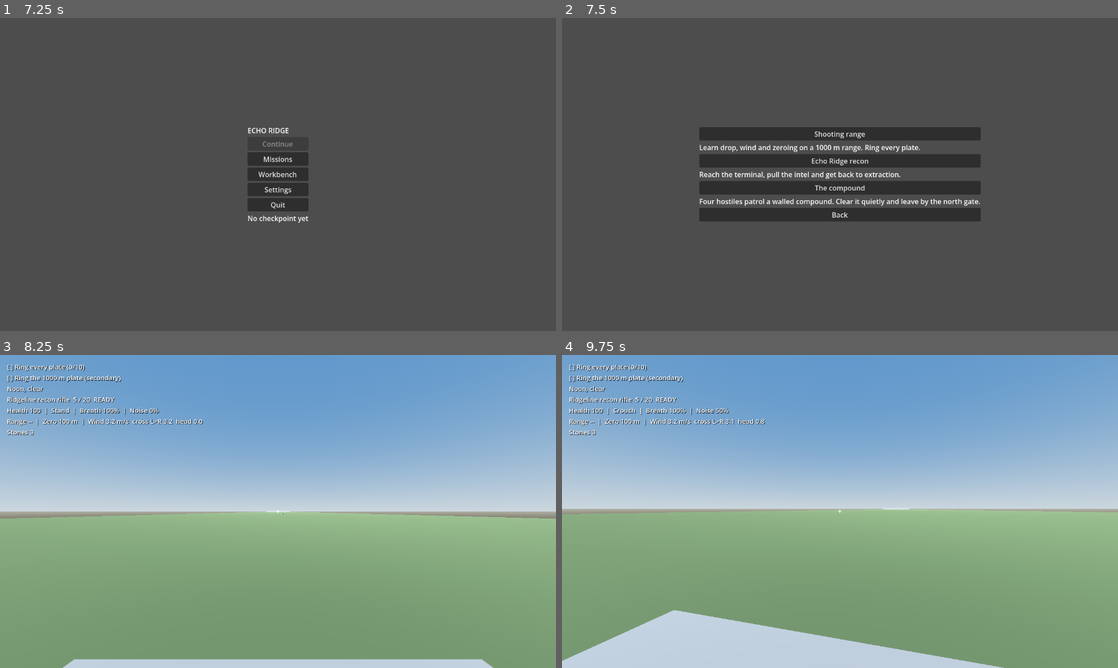
Above: before the commit, frames 1-4 (two rows, left to right).
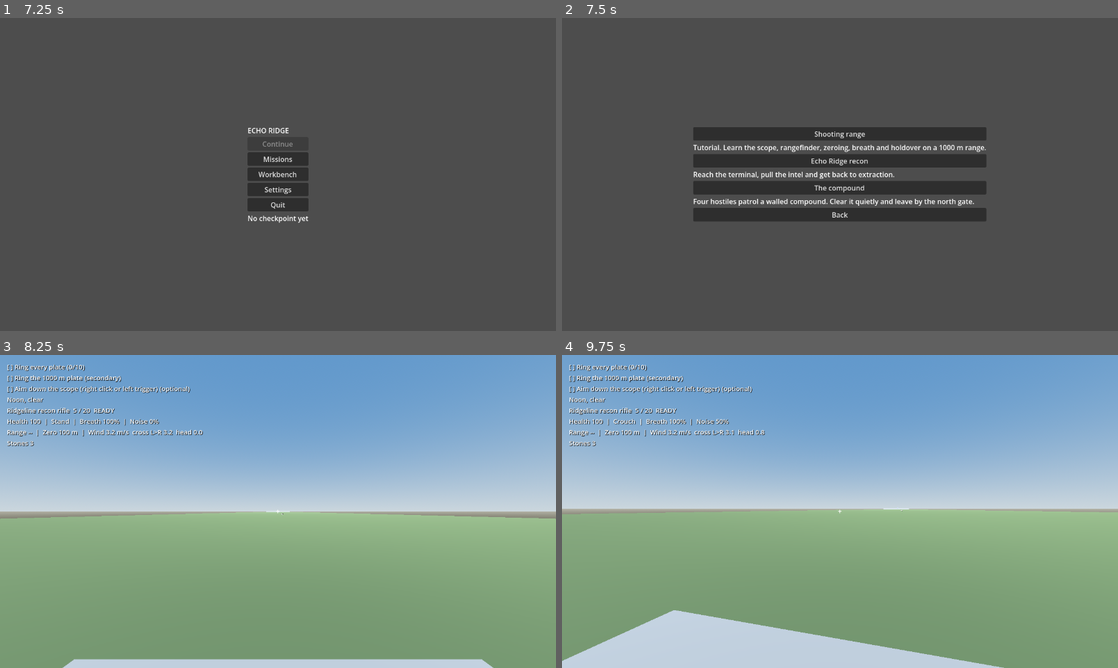
Above: after the commit, the same moments.

Repository: adam656677-oss/sniper
Game: Godot game, scene res://scenes/ui/main_menu.tscn
Same seed, same stepped clock (60 frames per second), same inputs: the game is played once before the commit and once after it.
Inputs (mouse positions are in pixels of both pictures, inside the frame that each line leads up to):
- Up to frame 1 (7.25 s): click "Settings" at 0.5 s; click "Invert vertical look" at 1.25 s; click "Normal" at 2 s; click "Normal" at 2.75 s; click "Long-shot slow motion" at 3.5 s; click "HUD assists" at 4.25 s; click "Apply" at 5 s; click "Defaults" at 5.75 s; click "Back" at 6.5 s
- Up to frame 2 (7.5 s): click "Missions" at 7.25 s
- Up to frame 3 (8.25 s): click "Shooting range" at 8 s
- Up to frame 4 (9.75 s): tap Enter at 8.75 s; move the mouse to (867, 511) at 8.77 s; hold Right mouse button (aim) 8.78-9.53 s; hold W (move_forward) from 8.78 s (still down); click (867, 511) at 8.92 s; tap C (crouch) at 9.05, 9.6 s; tap N (restart) at 9.5 s; move the mouse to (812, 511) at 9.52 s

Frame 1 is identical in both runs. In frame 2, 1.9% of the frame differs, in the area x 23-77%, y 34-65%; in frame 3, 1.7%; in frame 4, 1.7%.

Commit message:
Add controller support and a guided tutorial on the range
Checklist items 4.7 and 4.9 (systems). Every gameplay action gains a
gamepad binding: sticks move and look, triggers fire and aim, face
buttons, bumpers, stick clicks and the d-pad cover the rest. Right-stick
look honours sensitivity, inversion and slower scoped aim. Left-trigger
aim ends on release, as does mouse aim when the existing hold-to-aim
setting is on. The left bumper cycles weapons. The shooting range now
teaches the scope, rangefinder, zeroing, breath and holdover in seven
steps revealed one at a time as optional objectives; finished steps drop
off the HUD. New tutorial suite.

Co-Authored-By: Claude Opus 5.5 <noreply@anthropic.com>
Claude-Session: https://claude.ai/code/session_01Eowivxxx5e3dLJLdS68ERi

Diff:
--- a/mission.gd
+++ b/mission.gd
@@ -30,6 +30,7 @@
 	weapon.body_hit.connect(level.on_body_hit)
 	weapon.wind = level.wind
 	level.player = player
+	level.mission = self
 	stealth.camera = camera
 	stealth.player = player
 	stealth.level = level
@@ -156,6 +157,8 @@
 		weapon.begin_reload()
 	elif event.is_action_pressed("interact"):
 		interact()
+	elif event.is_action_pressed("next_weapon"):
+		weapon.select_weapon((weapon.active + 1) % weapon.profiles.size())
 	elif event.is_action_pressed("weapon_1"):
 		weapon.select_weapon(0)
 	elif event.is_action_pressed("weapon_2"):
@@ -184,7 +187,9 @@
 		stealth.tag()
 	elif event.is_action_pressed("throw"):
 		stealth.throw_stone()
-	elif Input.mouse_mode == Input.MOUSE_MODE_CAPTURED:
+	elif event.is_action_released("aim") and weapon.aiming and (bool(Settings.get_value("controls", "hold_to_aim")) or event is InputEventJoypadMotion):
+		weapon.toggle_aim()
+	elif Input.mouse_mode == Input.MOUSE_MODE_CAPTURED or event is InputEventJoypadButton or event is InputEventJoypadMotion:
 		if event.is_action_pressed("fire"):
 			if stealth.binoculars:
 				stealth.tag()
--- a/project.godot
+++ b/project.godot
@@ -29,39 +29,39 @@
 
 move_forward={
 "deadzone": 0.5,
-"events": [Object(InputEventKey,"resource_local_to_scene":fa …(209 unchanged characters)… "location":0,"echo":false,"script":null)]
+"events": [Object(InputEventKey,"resource_local_to_scene":fa …(209 unchanged characters)… "location":0,"echo":false,"script":null), Object(InputEventJoypadMotion,"resource_local_to_scene":false,"resource_name":"","device":-1,"axis":1,"axis_value":-1.0,"script":null)]
 }
 move_back={
 "deadzone": 0.5,
-"events": [Object(InputEventKey,"resource_local_to_scene":fa …(209 unchanged characters)… "location":0,"echo":false,"script":null)]
+"events": [Object(InputEventKey,"resource_local_to_scene":fa …(209 unchanged characters)… "location":0,"echo":false,"script":null), Object(InputEventJoypadMotion,"resource_local_to_scene":false,"resource_name":"","device":-1,"axis":1,"axis_value":1.0,"script":null)]
 }
 move_left={
 "deadzone": 0.5,
-"events": [Object(InputEventKey,"resource_local_to_scene":fa …(209 unchanged characters)… "location":0,"echo":false,"script":null)]
+"events": [Object(InputEventKey,"resource_local_to_scene":fa …(209 unchanged characters)… "location":0,"echo":false,"script":null), Object(InputEventJoypadMotion,"resource_local_to_scene":false,"resource_name":"","device":-1,"axis":0,"axis_value":-1.0,"script":null)]
 }
 move_right={
 "deadzone": 0.5,
-"events": [Object(InputEventKey,"resource_local_to_scene":fa …(209 unchanged characters)… "location":0,"echo":false,"script":null)]
+"events": [Object(InputEventKey,"resource_local_to_scene":fa …(209 unchanged characters)… "location":0,"echo":false,"script":null), Object(InputEventJoypadMotion,"resource_local_to_scene":false,"resource_name":"","device":-1,"axis":0,"axis_value":1.0,"script":null)]
 }
 fire={
 "deadzone": 0.5,
-"events": [Object(InputEventMouseButton,"resource_local_to_s …(272 unchanged characters)… alse,"double_click":false,"script":null)]
+"events": [Object(InputEventMouseButton,"resource_local_to_s …(272 unchanged characters)… alse,"double_click":false,"script":null), Object(InputEventJoypadMotion,"resource_local_to_scene":false,"resource_name":"","device":-1,"axis":5,"axis_value":1.0,"script":null)]
 }
 aim={
 "deadzone": 0.5,
-"events": [Object(InputEventMouseButton,"resource_local_to_s …(272 unchanged characters)… alse,"double_click":false,"script":null)]
+"events": [Object(InputEventMouseButton,"resource_local_to_s …(272 unchanged characters)… alse,"double_click":false,"script":null), Object(InputEventJoypadMotion,"resource_local_to_scene":false,"resource_name":"","device":-1,"axis":4,"axis_value":1.0,"script":null)]
 }
 reload={
 "deadzone": 0.5,
-"events": [Object(InputEventKey,"resource_local_to_scene":fa …(209 unchanged characters)… "location":0,"echo":false,"script":null)]
+"events": [Object(InputEventKey,"resource_local_to_scene":fa …(209 unchanged characters)… "location":0,"echo":false,"script":null), Object(InputEventJoypadButton,"resource_local_to_scene":false,"resource_name":"","device":-1,"button_index":2,"pressure":0.0,"pressed":true,"script":null)]
 }
 interact={
 "deadzone": 0.5,
-"events": [Object(InputEventKey,"resource_local_to_scene":fa …(209 unchanged characters)… "location":0,"echo":false,"script":null)]
+"events": [Object(InputEventKey,"resource_local_to_scene":fa …(209 unchanged characters)… "location":0,"echo":false,"script":null), Object(InputEventJoypadButton,"resource_local_to_scene":false,"resource_name":"","device":-1,"button_index":0,"pressure":0.0,"pressed":true,"script":null)]
 }
 pause={
 "deadzone": 0.5,
-"events": [Object(InputEventKey,"resource_local_to_scene":fa …(214 unchanged characters)… "location":0,"echo":false,"script":null)]
+"events": [Object(InputEventKey,"resource_local_to_scene":fa …(214 unchanged characters)… "location":0,"echo":false,"script":null), Object(InputEventJoypadButton,"resource_local_to_scene":false,"resource_name":"","device":-1,"button_index":6,"pressure":0.0,"pressed":true,"script":null)]
 }
 restart={
 "deadzone": 0.5,
@@ -81,23 +81,23 @@
 }
 crouch={
 "deadzone": 0.5,
-"events": [Object(InputEventKey,"resource_local_to_scene":fa …(209 unchanged characters)… "location":0,"echo":false,"script":null)]
+"events": [Object(InputEventKey,"resource_local_to_scene":fa …(209 unchanged characters)… "location":0,"echo":false,"script":null), Object(InputEventJoypadButton,"resource_local_to_scene":false,"resource_name":"","device":-1,"button_index":1,"pressure":0.0,"pressed":true,"script":null)]
 }
 prone={
 "deadzone": 0.5,
-"events": [Object(InputEventKey,"resource_local_to_scene":fa …(209 unchanged characters)… "location":0,"echo":false,"script":null)]
+"events": [Object(InputEventKey,"resource_local_to_scene":fa …(209 unchanged characters)… "location":0,"echo":false,"script":null), Object(InputEventJoypadButton,"resource_local_to_scene":false,"resource_name":"","device":-1,"button_index":8,"pressure":0.0,"pressed":true,"script":null)]
 }
 hold_breath={
 "deadzone": 0.5,
-"events": [Object(InputEventKey,"resource_local_to_scene":fa …(214 unchanged characters)… "location":0,"echo":false,"script":null)]
+"events": [Object(InputEventKey,"resource_local_to_scene":fa …(214 unchanged characters)… "location":0,"echo":false,"script":null), Object(InputEventJoypadButton,"resource_local_to_scene":false,"resource_name":"","device":-1,"button_index":7,"pressure":0.0,"pressed":true,"script":null)]
 }
 zero_up={
 "deadzone": 0.5,
-"events": [Object(InputEventKey,"resource_local_to_scene":fa …(209 unchanged characters)… "location":0,"echo":false,"script":null)]
+"events": [Object(InputEventKey,"resource_local_to_scene":fa …(209 unchanged characters)… "location":0,"echo":false,"script":null), Object(InputEventJoypadButton,"resource_local_to_scene":false,"resource_name":"","device":-1,"button_index":11,"pressure":0.0,"pressed":true,"script":null)]
 }
 zero_down={
 "deadzone": 0.5,
-"events": [Object(InputEventKey,"resource_local_to_scene":fa …(209 unchanged characters)… "location":0,"echo":false,"script":null)]
+"events": [Object(InputEventKey,"resource_local_to_scene":fa …(209 unchanged characters)… "location":0,"echo":false,"script":null), Object(InputEventJoypadButton,"resource_local_to_scene":false,"resource_name":"","device":-1,"button_index":12,"pressure":0.0,"pressed":true,"script":null)]
 }
 skip_killcam={
 "deadzone": 0.5,
@@ -105,15 +105,15 @@
 }
 binoculars={
 "deadzone": 0.5,
-"events": [Object(InputEventKey,"resource_local_to_scene":fa …(209 unchanged characters)… "location":0,"echo":false,"script":null)]
+"events": [Object(InputEventKey,"resource_local_to_scene":fa …(209 unchanged characters)… "location":0,"echo":false,"script":null), Object(InputEventJoypadButton,"resource_local_to_scene":false,"resource_name":"","device":-1,"button_index":3,"pressure":0.0,"pressed":true,"script":null)]
 }
 tag={
 "deadzone": 0.5,
-"events": [Object(InputEventKey,"resource_local_to_scene":fa …(209 unchanged characters)… "location":0,"echo":false,"script":null)]
+"events": [Object(InputEventKey,"resource_local_to_scene":fa …(209 unchanged characters)… "location":0,"echo":false,"script":null), Object(InputEventJoypadButton,"resource_local_to_scene":false,"resource_name":"","device":-1,"button_index":10,"pressure":0.0,"pressed":true,"script":null)]
 }
 throw={
 "deadzone": 0.5,
-"events": [Object(InputEventKey,"resource_local_to_scene":fa …(209 unchanged characters)… "location":0,"echo":false,"script":null)]
+"events": [Object(InputEventKey,"resource_local_to_scene":fa …(209 unchanged characters)… "location":0,"echo":false,"script":null), Object(InputEventJoypadButton,"resource_local_to_scene":false,"resource_name":"","device":-1,"button_index":13,"pressure":0.0,"pressed":true,"script":null)]
 }
 quick_save={
 "deadzone": 0.5,
@@ -125,9 +125,29 @@
 }
 zoom_in={
 "deadzone": 0.5,
-"events": [Object(InputEventMouseButton,"resource_local_to_s …(288 unchanged characters)… alse,"double_click":false,"script":null)]
+"events": [Object(InputEventMouseButton,"resource_local_to_s …(288 unchanged characters)… alse,"double_click":false,"script":null), Object(InputEventJoypadButton,"resource_local_to_scene":false,"resource_name":"","device":-1,"button_index":14,"pressure":0.0,"pressed":true,"script":null)]
 }
 zoom_out={
 "deadzone": 0.5,
 "events": [Object(InputEventMouseButton,"resource_local_to_scene":false,"resource_name":"","device":-1,"window_id":0,"a …(270 unchanged characters)…
 }
+look_left={
+"deadzone": 0.2,
+"events": [Object(InputEventJoypadMotion,"resource_local_to_scene":false,"resource_name":"","device":-1,"axis":2,"axis_value":-1.0,"script":null)]
+}
+look_right={
+"deadzone": 0.2,
+"events": [Object(InputEventJoypadMotion,"resource_local_to_scene":false,"resource_name":"","device":-1,"axis":2,"axis_value":1.0,"script":null)]
+}
+look_up={
+"deadzone": 0.2,
+"events": [Object(InputEventJoypadMotion,"resource_local_to_scene":false,"resource_name":"","device":-1,"axis":3,"axis_value":-1.0,"script":null)]
+}
+look_down={
+"deadzone": 0.2,
+"events": [Object(InputEventJoypadMotion,"resource_local_to_scene":false,"resource_name":"","device":-1,"axis":3,"axis_value":1.0,"script":null)]
+}
+next_weapon={
+"deadzone": 0.2,
+"events": [Object(InputEventJoypadButton,"resource_local_to_scene":false,"resource_name":"","device":-1,"button_index":9,"pressure":0.0,"pressed":true,"script":null)]
+}
--- a/scenes/levels/level_base.gd
+++ b/scenes/levels/level_base.gd
@@ -21,6 +21,7 @@
 var enemies: Array = []
 var coordinator: AlertCoordinator
 var player: Node3D
+var mission: Node
 var mission_log: MissionLog
 var triggers: Array[TriggerZone] = []
 
--- a/scenes/levels/shooting_range.gd
+++ b/scenes/levels/shooting_range.gd
@@ -14,9 +14,68 @@
 	plates.sort_custom(func(a, b): return a.range_metres < b.range_metres)
 	super._ready()
 
+# Guided first steps, revealed one at a time as optional objectives.
+const TUTORIAL := [
+	["t_aim", "Aim down the scope (right click or left trigger)"],
+	["t_ring_100", "Ring the 100 m plate"],
+	["t_range", "Read a range of 300 m or more off the rangefinder"],
+	["t_zero", "Raise your zero to 300 m with ] (d-pad up)"],
+	["t_ring_300", "Ring the 300 m plate"],
+	["t_breath", "Hold your breath (Shift or left stick) while scoped"],
+	["t_holdover", "Ring a plate at 600 m or beyond using the reticle marks"],
+]
+var tutorial_step := 0
+
 func setup_objectives() -> void:
 	mission_log.add("plates", "Ring every plate", MissionLog.Kind.PRIMARY, maxi(plates.size(), 1))
 	mission_log.add("long_shot", "Ring the 1000 m plate", MissionLog.Kind.SECONDARY)
+	for step in TUTORIAL:
+		mission_log.add(step[0], step[1], MissionLog.Kind.OPTIONAL, 1, true)
+	mission_log.activate(TUTORIAL[0][0])
+
+func tutorial_done() -> bool:
+	return tutorial_step >= TUTORIAL.size()
+
+func tutorial_condition(id: String) -> bool:
+	if mission == null:
+		return false
+	match id:
+		"t_aim":
+			return mission.is_aiming()
+		"t_ring_100":
+			var plate := plate_at(100.0)
+			return plate != null and plate.hit_count > 0
+		"t_range":
+			return mission.measured_range >= 300.0
+		"t_zero":
+			return mission.weapon.zero_range() >= 300.0
+		"t_ring_300":
+			var plate := plate_at(300.0)
+			return plate != null and plate.hit_count > 0
+		"t_breath":
+			return mission.sway.holding
+		"t_holdover":
+			for plate in plates:
+				if plate.range_metres >= 600.0 and plate.hit_count > 0:
+					return true
+	return false
+
+func advance_tutorial() -> void:
+	while not tutorial_done():
+		var id: String = TUTORIAL[tutorial_step][0]
+		if mission_log.status(id) != MissionLog.Status.ACTIVE:
+			mission_log.activate(id)
+		if not tutorial_condition(id):
+			return
+		mission_log.complete(id)
+		tutorial_step += 1
+		if not tutorial_done():
+			mission_log.activate(TUTORIAL[tutorial_step][0])
+
+func _physics_process(delta: float) -> void:
+	super._physics_process(delta)
+	if GameState.simulation_active():
+		advance_tutorial()
 
 func on_plate_rung(plate: SteelPlate, _label: String) -> void:
 	if not rung_plates.has(plate):
--- a/scenes/missions/mission_log.gd
+++ b/scenes/missions/mission_log.gd
@@ -100,11 +100,15 @@
 		text += " FAILED"
 	return text
 
+# Completed optional objectives are dropped from the HUD list to keep it short.
 func lines() -> Array[String]:
 	var result: Array[String] = []
 	for objective in objectives:
-		if objective.status != Status.HIDDEN:
-			result.append(line(objective))
+		if objective.status == Status.HIDDEN:
+			continue
+		if objective.kind == Kind.OPTIONAL and objective.status == Status.COMPLETE and String(objective.id).begins_with("t_"):
+			continue
+		result.append(line(objective))
 	return result
 
 func to_dict() -> Dictionary:
--- a/scenes/player/player.gd
+++ b/scenes/player/player.gd
@@ -10,6 +10,7 @@
 const LOOK_SENSITIVITY := 0.002
 const SCOPED_SENSITIVITY := 0.0007
 const PITCH_LIMIT := 1.4
+const STICK_LOOK_SPEED := 2.6 # radians per second at full deflection and sensitivity 1
 const STANCE_HEIGHT := {Stance.STAND: 1.8, Stance.CROUCH: 1.2, Stance.PRONE: 0.6}
 const STANCE_EYE_HEIGHT := {Stance.STAND: 0.65, Stance.CROUCH: 0.35, Stance.PRONE: 0.05}
 const STANCE_SPEED := {Stance.STAND: 5.0, Stance.CROUCH: 2.5, Stance.PRONE: 1.0}
@@ -37,6 +38,16 @@
 	var vertical := -relative.y if Settings.invert_y() else relative.y
 	rotate_y(-relative.x * sensitivity)
 	head.rotation.x = clampf(head.rotation.x - vertical * sensitivity, -PITCH_LIMIT, PITCH_LIMIT)
+
+# Right-stick look, applied per physics step. Scoped aim is slower, as with the mouse.
+func stick_look(delta: float) -> void:
+	var stick := Input.get_vector("look_left", "look_right", "look_up", "look_down")
+	if stick == Vector2.ZERO:
+		return
+	var scale := STICK_LOOK_SPEED * Settings.sensitivity() * (0.35 if camera.fov < 30.0 else 1.0) * delta
+	var vertical := -stick.y if Settings.invert_y() else stick.y
+	rotate_y(-stick.x * scale)
+	head.rotation.x = clampf(head.rotation.x - vertical * scale, -PITCH_LIMIT, PITCH_LIMIT)
 
 func set_stance(value: Stance) -> bool:
 	if not GameState.simulation_active() or not STANCE_HEIGHT.has(value):
@@ -89,10 +100,11 @@
 func _physics_process(delta: float) -> void:
 	if not GameState.simulation_active():
 		return
+	stick_look(delta)
 	var input := Vector3.ZERO
-	if Input.mouse_mode == Input.MOUSE_MODE_CAPTURED:
-		input.x = Input.get_action_strength("move_right") - Input.get_action_strength("move_left")
-		input.z = Input.get_action_strength("move_back") - Input.get_action_strength("move_forward")
+	var move := Input.get_vector("move_left", "move_right", "move_forward", "move_back")
+	input.x = move.x
+	input.z = move.y
 	var direction := basis * input.normalized()
 	velocity.x = direction.x * move_speed()
 	velocity.z = direction.z * move_speed()
--- a/scenes/ui/mission_catalog.gd
+++ b/scenes/ui/mission_catalog.gd
@@ -3,7 +3,7 @@
 # The playable missions, in menu order.
 
 const MISSIONS := [
-	{"id": "range", "title": "Shooting range", "scene": "res://range_mission.tscn", "brief": "Learn drop, wind and zeroing on a 1000 m range. Ring every plate."},
+	{"id": "range", "title": "Shooting range", "scene": "res://range_mission.tscn", "brief": "Tutorial. Learn the scope, rangefinder, zeroing, breath and holdover on a 1000 m range."},
 	{"id": "echo_ridge", "title": "Echo Ridge recon", "scene": "res://main.tscn", "brief": "Reach the terminal, pull the intel and get back to extraction."},
 	{"id": "compound", "title": "The compound", "scene": "res://compound_mission.tscn", "brief": "Four hostiles patrol a walled compound. Clear it quietly and leave by the north gate."},
 ]
--- /dev/null
+++ b/tests/tutorial.gd
@@ -0,0 +1,88 @@
+extends SceneTree
+
+var failures := 0
+var state: Node
+
+func check(condition: bool, label: String) -> void:
+	if condition:
+		print("PASS: " + label)
+	else:
+		failures += 1
+		push_error("FAIL: " + label)
+
+func _initialize() -> void:
+	call_deferred("run_tests")
+
+func joy_axis(axis: JoyAxis, value: float) -> InputEventJoypadMotion:
+	var event := InputEventJoypadMotion.new()
+	event.axis = axis
+	event.axis_value = value
+	return event
+
+func joy_button(index: JoyButton) -> InputEventJoypadButton:
+	var event := InputEventJoypadButton.new()
+	event.button_index = index
+	event.pressed = true
+	return event
+
+func run_tests() -> void:
+	state = root.get_node("GameState")
+	root.get_node("Settings").reset()
+	# Controller bindings.
+	for action in ["move_forward", "move_left", "fire", "aim", "interact", "reload", "pause", "look_left", "look_down", "next_weapon", "zero_up", "hold_breath"]:
+		var has_pad := false
+		for event in InputMap.action_get_events(action):
+			if event is InputEventJoypadButton or event is InputEventJoypadMotion:
+				has_pad = true
+		check(has_pad, "Action %s has a controller binding" % action)
+	check(InputMap.event_is_action(joy_axis(JOY_AXIS_TRIGGER_RIGHT, 1.0), "fire") and InputMap.event_is_action(joy_axis(JOY_AXIS_TRIGGER_LEFT, 1.0), "aim"), "Triggers fire and aim")
+	var game = load("res://range_mission.tscn").instantiate()
+	root.add_child(game)
+	game.set_physics_process(false)
+	await physics_frame
+	await physics_frame
+	var player = game.player
+	Input.action_press("look_right", 1.0)
+	var yaw_before: float = player.rotation.y
+	player.stick_look(0.5)
+	Input.action_release("look_right")
+	check(player.rotation.y < yaw_before - 0.5, "Right stick turns the view")
+	game._unhandled_input(joy_button(JOY_BUTTON_LEFT_SHOULDER))
+	check(game.weapon.active == 1, "Left bumper cycles to the next weapon")
+	game._unhandled_input(joy_button(JOY_BUTTON_LEFT_SHOULDER))
+	check(game.weapon.active == 0, "Cycling wraps back to the rifle")
+	var press := joy_axis(JOY_AXIS_TRIGGER_LEFT, 1.0)
+	game._unhandled_input(press)
+	check(game.weapon.aiming and game.is_aiming(), "Pulling the left trigger aims")
+	game._unhandled_input(joy_axis(JOY_AXIS_TRIGGER_LEFT, 0.0))
+	check(not game.weapon.aiming, "Releasing the left trigger stops aiming")
+	# Tutorial.
+	var level = game.level
+	var log = level.mission_log
+	check(log.status("t_aim") == log.Status.ACTIVE and log.status("t_ring_100") == log.Status.HIDDEN, "The tutorial starts with aiming")
+	level.advance_tutorial()
+	check(level.tutorial_step == 0, "Steps wait for their condition")
+	game.weapon.toggle_aim()
+	level.advance_tutorial()
+	check(log.status("t_aim") == log.Status.COMPLETE and log.status("t_ring_100") == log.Status.ACTIVE, "Aiming completes the first step and reveals the next")
+	check(not log.lines().has("[x] Aim down the scope (right click or left trigger) (optional)"), "Finished tutorial steps leave the HUD list")
+	level.plate_at(100.0).take_hit(-1, 0.0)
+	level.advance_tutorial()
+	check(level.tutorial_step == 2, "Ringing the 100 m plate advances")
+	game.measured_range = 320.0
+	level.advance_tutorial()
+	check(level.tutorial_step == 3, "Reading a long range advances")
+	game.weapon.adjust_zero(2)
+	level.advance_tutorial()
+	check(level.tutorial_step == 4 and game.weapon.zero_range() == 300.0, "Zeroing to 300 m advances")
+	level.plate_at(300.0).take_hit(-1, 0.0)
+	game.sway.holding = true
+	level.plate_at(700.0).take_hit(-1, 0.0)
+	level.advance_tutorial()
+	check(level.tutorial_done() and log.status("t_holdover") == log.Status.COMPLETE, "Conditions met together finish the remaining steps at once")
+	check(not state.finished, "Finishing the tutorial does not end the range")
+	game.queue_free()
+	await process_frame
+	if failures == 0:
+		print("TUTORIAL TESTS PASSED")
+	quit(0 if failures == 0 else 1)
Not shown, added: docs/screenshots/08_echo_ridge_dawn.png.import
Not shown, added: tests/tutorial.gd.uid
Not shown, changed: docs/CHECKLIST.md
Not shown, changed: docs/VALIDATION.md
